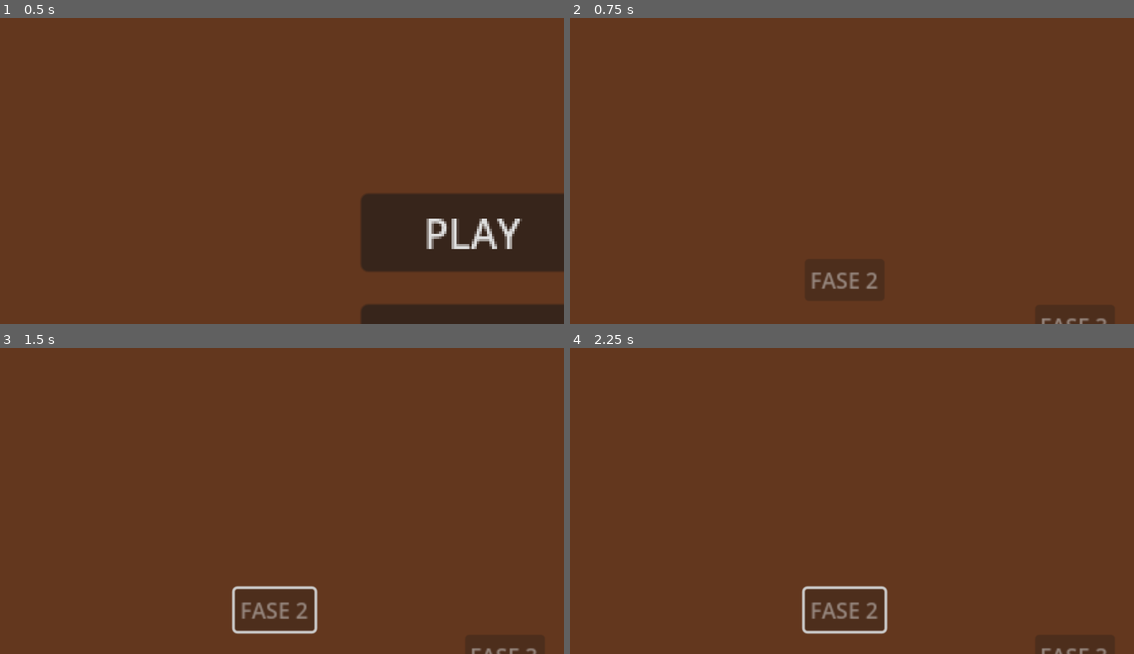
Above: before the commit, frames 1-4 (two rows, left to right).
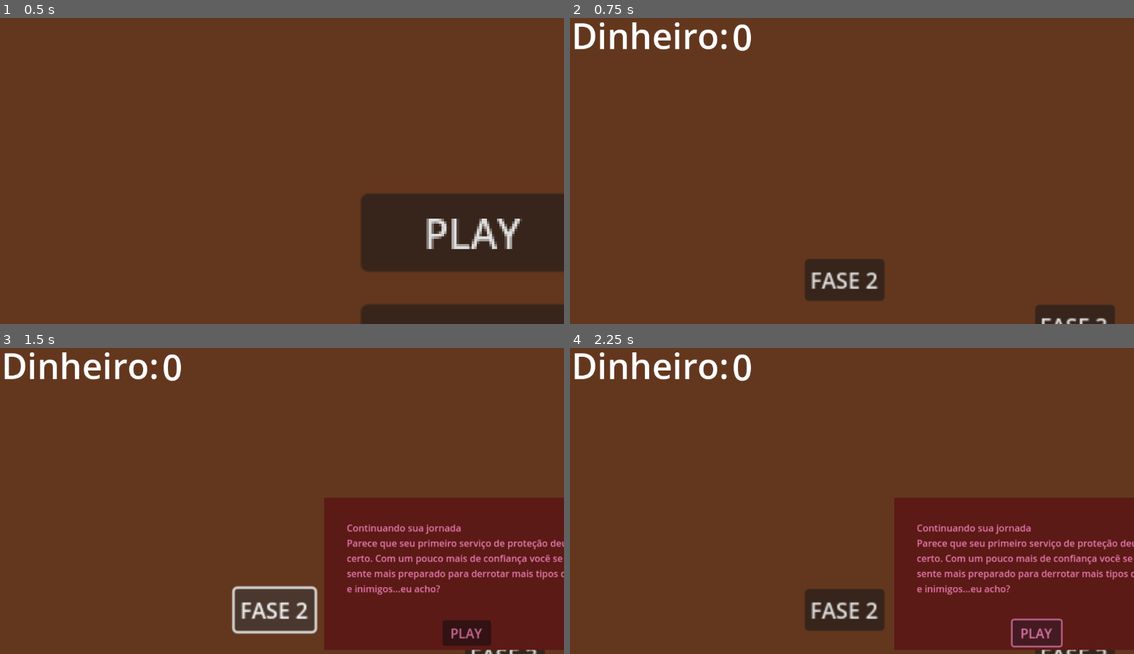
Above: after the commit, the same moments.

Repository: AnaVSSCaldeira/Protect-the-gems
Game: Godot game, scene res://Scenes/Main menu/main_menu.tscn
The game is run twice, just before and just after one commit, with the same random seed, the same clock (stepped at 60 frames per second) and the same inputs. The engine's default icon, where the game draws it, is replaced by a stand-in: a white triangle on a blue panel in a dark square.
Inputs (mouse positions are in pixels of both pictures, inside the frame that each line leads up to):
- Up to frame 1 (0.5 s): no input
- Up to frame 2 (0.75 s): click "PLAY" at 0.5 s
- Up to frame 3 (1.5 s): click (276, 611) at 1.25 s, where only the run after the commit has a clickable "FASE 2"
- Up to frame 4 (2.25 s): click (1038, 632) at 2 s, where only the run after the commit has a clickable "PLAY"

Frame 1 is identical in both runs. In frame 2, 1.5% of the frame differs, in the area x 0-96%, y 1-100%; in frame 3, 22%; in frame 4, 22%, in the area x 0-100%, y 1-100%.

Commit message:
add money system

Diff:
--- a/protect-the-gems/Scenes/Game/Scenes/Level_1.tscn
+++ b/protect-the-gems/Scenes/Game/Scenes/Level_1.tscn
@@ -111,6 +111,23 @@
 theme_override_font_sizes/font_size = 15
 text = "Restart"
 
+[node name="Money" type="Label" parent="."]
+offset_left = 1503.0
+offset_top = 12.0
+offset_right = 1817.0
+offset_bottom = 153.0
+theme_override_font_sizes/font_size = 70
+text = "Money:"
+
+[node name="Count" type="Label" parent="Money"]
+layout_mode = 0
+offset_left = 275.0
+offset_top = 4.0
+offset_right = 589.0
+offset_bottom = 145.0
+theme_override_font_sizes/font_size = 70
+text = "999"
+
 [connection signal="pressed" from="Screen/Close" to="." method="_on_close_pressed"]
 [connection signal="pressed" from="Screen/VBoxContainer/Menu" to="." method="_on_menu_pressed"]
 [connection signal="pressed" from="Screen/VBoxContainer/Restart" to="." method="_on_restart_pressed"]
--- /dev/null
+++ b/protect-the-gems/Scenes/Game/Scenes/coin.tscn
@@ -0,0 +1,18 @@
+[gd_scene load_steps=4 format=3 uid="uid://dlntsleex6ddk"]
+
+[ext_resource type="Texture2D" uid="uid://c5oqcdv2ps0w0" path="res://Scenes/Game/Images/coin.png" id="1_hj58i"]
+[ext_resource type="Script" uid="uid://1vu2u604ubcx" path="res://Scenes/Game/Scripts/coin.gd" id="1_wub1v"]
+
+[sub_resource type="CircleShape2D" id="CircleShape2D_wub1v"]
+radius = 51.0
+
+[node name="Coin" type="Area2D"]
+script = ExtResource("1_wub1v")
+
+[node name="Sprite2D" type="Sprite2D" parent="."]
+texture = ExtResource("1_hj58i")
+
+[node name="CollisionShape2D" type="CollisionShape2D" parent="."]
+shape = SubResource("CircleShape2D_wub1v")
+
+[connection signal="mouse_entered" from="." to="." method="_on_mouse_entered"]
--- /dev/null
+++ b/protect-the-gems/Scenes/Game/Scripts/coin.gd
@@ -0,0 +1,5 @@
+extends Area2D
+
+func _on_mouse_entered():
+    var get_coin = (get_parent().call_parent()).get_coins(5)
+    queue_free()
--- a/protect-the-gems/Scenes/Game/Scripts/enemy_1.gd
+++ b/protect-the-gems/Scenes/Game/Scripts/enemy_1.gd
@@ -10,7 +10,7 @@
 
 func _ready():
 	initial_position = get_parent().position
-	gem = get_parent().call_parent()
+	gem = (get_parent().call_parent()).return_gems()
 	$Life.visible = false
 	make_path()
 
@@ -48,6 +48,7 @@
 		$Stun_Timer.start()
 
 	if $Life.value == 0:
+		get_parent().spawn_coins(position)
 		queue_free()
 
 func _on_navigation_agent_2d_target_reached():
--- a/protect-the-gems/Scenes/Game/Scripts/enemy_spawner.gd
+++ b/protect-the-gems/Scenes/Game/Scripts/enemy_spawner.gd
@@ -1,6 +1,7 @@
 extends Marker2D
 
 var enemy_1 = preload("res://Scenes/Game/Scenes/goblin.tscn")
+var coin = preload("res://Scenes/Game/Scenes/coin.tscn")
 var enemy_count = 0
 @export var enemies_list: Array = []
 @onready var timer = $Timer
@@ -9,7 +10,7 @@
 # 	timer.stop()
 
 func call_parent():
-	return get_parent().return_gems()
+	return get_parent()
 
 func _on_timer_timeout():
 	if enemy_count < enemies_list.size():
@@ -18,4 +19,10 @@
 		add_child(goblin)
 		enemy_count += 1
 	else:
+		$"/root/Global".finishied_waves += 1
 		$Timer.stop()
+
+func spawn_coins(position):
+	var coin_obj = coin.instantiate()
+	coin_obj.position = Vector2((position.x)+100, (position.y)+100)
+	add_child(coin_obj)
--- a/protect-the-gems/Scenes/Game/Scripts/gems.gd
+++ b/protect-the-gems/Scenes/Game/Scripts/gems.gd
@@ -1,6 +1,6 @@
 extends Area2D
 
-var life = 1
+var life = 5
 
 func _on_area_entered(area:Area2D):
     if life > 0:
--- a/protect-the-gems/Scenes/Game/Scripts/level_1.gd
+++ b/protect-the-gems/Scenes/Game/Scripts/level_1.gd
@@ -1,26 +1,52 @@
 extends Node2D
 
 @onready var child_gem
+var enemy_spawner_list
+var finishied_waves = 0
+var money = 0
 
 func _ready():
+	$"/root/Global".finishied_waves = 0
+	$Screen.visible = false
 	Input.set_custom_mouse_cursor($"/root/Global".current_weapon)
-	var enemy_spawner_list = [$Enemy_Spawner, $Enemy_Spawner2, $Enemy_Spawner3, $Enemy_Spawner4]
+	enemy_spawner_list = [$Enemy_Spawner, $Enemy_Spawner2, $Enemy_Spawner3, $Enemy_Spawner4]
+	finishied_waves = enemy_spawner_list.size()
 	$"/root/Global".read_json_waves(enemy_spawner_list)
+	$Money/Count.text = str(money)
 
 func return_gems():
 	child_gem = $Gems
 	return child_gem
 
+func get_coins(coins):
+	money = money + coins
+	$Money/Count.text = str(money)
+
 func _process(delta):
 	if Input.is_action_just_pressed("ui_cancel"):
 		Input.set_custom_mouse_cursor(null)
 		$Screen.visible = true
+		$Screen.get_node("Close").visible = true
 		get_tree().paused = true
+
+	if finishied_waves == $"/root/Global".finishied_waves:
+		#confirmar se tem algum bicho na tela ainda
+		level_complete()
 
 func game_over():
 	get_tree().paused = true
+	Input.set_custom_mouse_cursor(null)
 	$Screen.get_node("Text").text = "You loose all your gems!"
+	$Screen.get_node("Close").visible = false
 	$Screen.visible = true
+
+func level_complete():
+	get_tree().paused = true
+	Input.set_custom_mouse_cursor(null)
+	$Screen.get_node("Text").text = "You win!"
+	$Screen.get_node("Close").visible = false
+	$Screen.visible = true
+	$"/root/Global".player_money += money
 
 func _on_menu_pressed():
 	get_tree().paused = false
--- a/protect-the-gems/Scenes/Game/Scripts/level_2.gd
+++ /dev/null
@@ -1,17 +0,0 @@
-extends Node2D
-
-@onready var child_gem
-
-func _ready():
-	Input.set_custom_mouse_cursor($"/root/Global".current_weapon)
-	var enemy_spawner_list = [$Enemy_Spawner, $Enemy_Spawner2, $Enemy_Spawner3, $Enemy_Spawner4]
-	$"/root/Global".read_json_waves(enemy_spawner_list)
-
-func return_gems():
-	child_gem = $Gems
-	return child_gem
-
-func _process(delta):
-	if Input.is_action_just_pressed("ui_cancel"):
-		Input.set_custom_mouse_cursor(null)
-		get_tree().change_scene_to_file("res://Scenes/Main menu/main_menu.tscn")
--- a/protect-the-gems/Scenes/Level Selector/level_select.tscn
+++ b/protect-the-gems/Scenes/Level Selector/level_select.tscn
@@ -25,7 +25,6 @@
 offset_right = -402.0
 offset_bottom = 10.0
 scale = Vector2(2.68, 2.68)
-disabled = true
 text = "FASE 2"
 metadata/_edit_use_anchors_ = true
 
@@ -35,7 +34,6 @@
 offset_right = 55.0001
 offset_bottom = 101.0
 scale = Vector2(2.68, 2.68)
-disabled = true
 text = "FASE 3"
 metadata/_edit_use_anchors_ = true
 
@@ -45,7 +43,6 @@
 offset_right = 391.0
 offset_bottom = -204.0
 scale = Vector2(2.68, 2.68)
-disabled = true
 text = "FASE 4"
 metadata/_edit_use_anchors_ = true
 
@@ -55,7 +52,6 @@
 offset_right = 736.0
 offset_bottom = -373.0
 scale = Vector2(2.68, 2.68)
-disabled = true
 text = "FASE 5"
 metadata/_edit_use_anchors_ = true
 
@@ -92,10 +88,27 @@
 scale = Vector2(6.30548, 6.30548)
 text = "X"
 
+[node name="Money" type="Label" parent="."]
+offset_left = 36.0
+offset_top = 27.0
+offset_right = 348.0
+offset_bottom = 123.0
+theme_override_font_sizes/font_size = 70
+text = "Dinheiro:"
+
+[node name="Count" type="Label" parent="Money"]
+layout_mode = 0
+offset_left = 319.0
+offset_top = 3.0
+offset_right = 439.0
+offset_bottom = 99.0
+theme_override_font_sizes/font_size = 70
+text = "9999"
+
 [connection signal="pressed" from="Map/Lvl_1" to="." method="_on_lvl_1_pressed"]
 [connection signal="pressed" from="Map/Lvl_2" to="." method="_on_lvl_2_pressed"]
 [connection signal="pressed" from="Map/Lvl_3" to="." method="_on_lvl_3_pressed"]
-[connection signal="pressed" from="Map/Lvl_4" to="." method="_on_lvl_pressed"]
+[connection signal="pressed" from="Map/Lvl_4" to="." method="_on_lvl_4_pressed"]
 [connection signal="pressed" from="Map/Lvl_5" to="." method="_on_lvl_5_pressed"]
 [connection signal="pressed" from="Level_desc/Play" to="." method="_on_play_pressed"]
 [connection signal="pressed" from="Level_desc/Close" to="." method="_on_close_pressed"]
--- a/protect-the-gems/Scenes/Level Selector/scripts/level_select.gd
+++ b/protect-the-gems/Scenes/Level Selector/scripts/level_select.gd
@@ -6,6 +6,7 @@
 var level
 
 func _ready():
+	$Money/Count.text = str($"/root/Global".player_money)
 	label = lvl_desc.get_node("Label")
 	var file = FileAccess.open("res://Scenes/Level Selector/Jsons/Levels_desc.json", FileAccess.READ)
 	var content = file.get_as_text()
--- a/protect-the-gems/Scenes/global.gd
+++ b/protect-the-gems/Scenes/global.gd
@@ -1,13 +1,13 @@
 extends Node
 
 #informacoes do player
-@export var current_weapon: CompressedTexture2D = load("res://icon.svg")
+@export var current_weapon: CompressedTexture2D = load("res://Scenes/Game/Images/weapon.png")
 @export var weapon_damage: int = 2
 @export var stun_time: float = 0.5
-@export var money: int = 0
+@export var player_money: int = 0
 
 #informacoes do jogo
-@export var progress: Node2D
+var finishied_waves = 0
 
 #waves de inimigos
 var final_json
Binary file added: protect-the-gems/Scenes/Game/Images/coin.png
Not shown, added: protect-the-gems/Scenes/Game/Images/coin.png.import
Binary file added: protect-the-gems/Scenes/Game/Images/weapon.png
Not shown, added: protect-the-gems/Scenes/Game/Images/weapon.png.import
Not shown, added: protect-the-gems/Scenes/Game/Scripts/coin.gd.uid
Not shown, removed: protect-the-gems/Scenes/Game/Scripts/level_2.gd.uid
